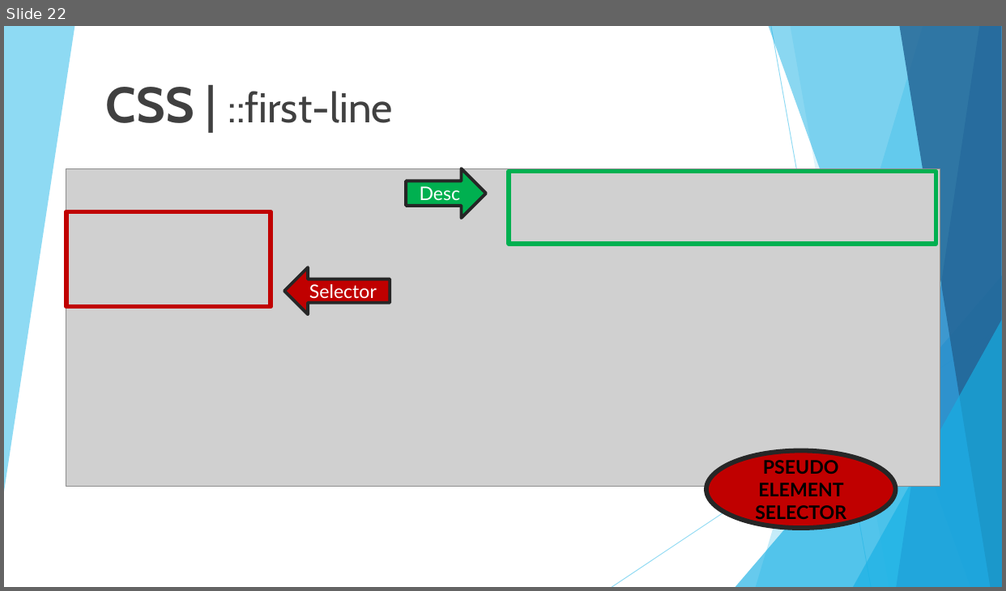
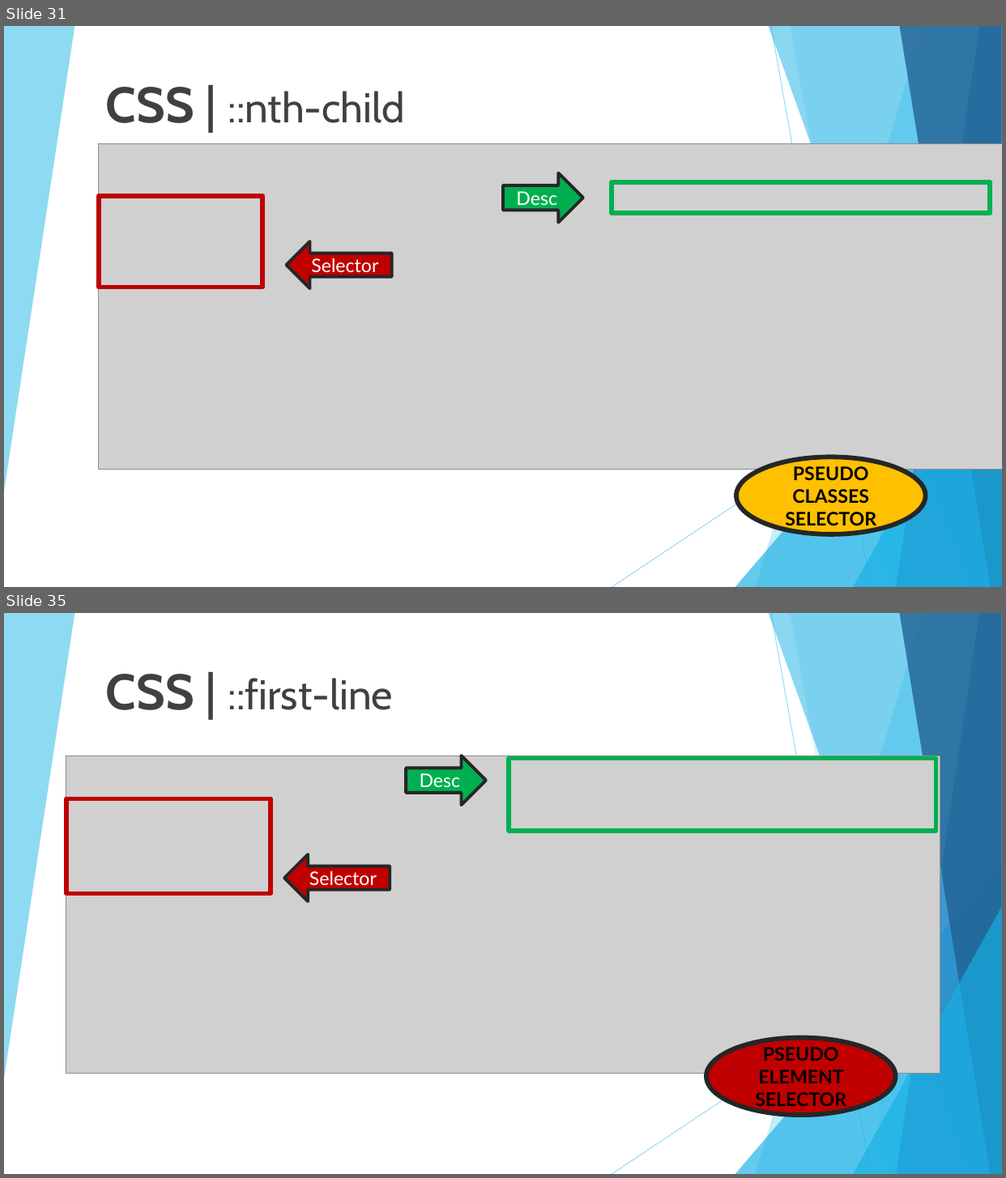
Before and after one commit to 01Primo/slides, a slide deck: 05_CSS.pptx. Shown one above the other, each under a label of ours: slide 22 before the commit, slides 31 and 35 after it; the slides between them are not shown. The pictures are 1006x591 and 1006x1178 pixels, drawn with LibreOffice and Linux fonts; fonts in the diff are those of the drawing; grey boxes stand for pictures. Boxes give left, top, right and bottom in pixels: in the first picture for what was removed or moved away, otherwise in the second. Text is boxed around its words. In the diff, an @@ line names an element or a change of style, - is before the commit and + after.

```diff
--- a/05_CSS.pptx
+++ b/05_CSS.pptx
@@ slide 31 added at [4, 26, 1002, 587], background #FFFFFF; not listed: 10 template elements that a slide beside it also shows @@
@@ title added at [106, 87, 405, 123], 40 pt, text #404040 @@
+CSS | ::nth-child
@@ picture added at [98, 143, 1002, 470] @@
@@ right arrow added at [503, 173, 583, 223], fill #00B050, outline #262626 3 pt, 18 pt, text #FFFFFF @@
+Desc
@@ rectangle added at [612, 182, 990, 214], outline #00B050 4.5 pt @@
@@ rectangle added at [98, 196, 262, 288], outline #C00000 4.5 pt @@
@@ right arrow added at [286, 241, 392, 288], fill #C00000, outline #262626 3 pt, 18 pt, text #FFFFFF @@
+Selector
@@ ellipse added at [736, 457, 926, 535], fill #FFC000, outline #262626 4.5 pt, 18 pt, text #000000, bold @@
+PSEUDO CLASSES SELECTOR
@@ what was slide 22 is now slide 35 @@
```
Also in this commit, not shown: 2 slides changed, 14 other slides added, 1 slide removed.
